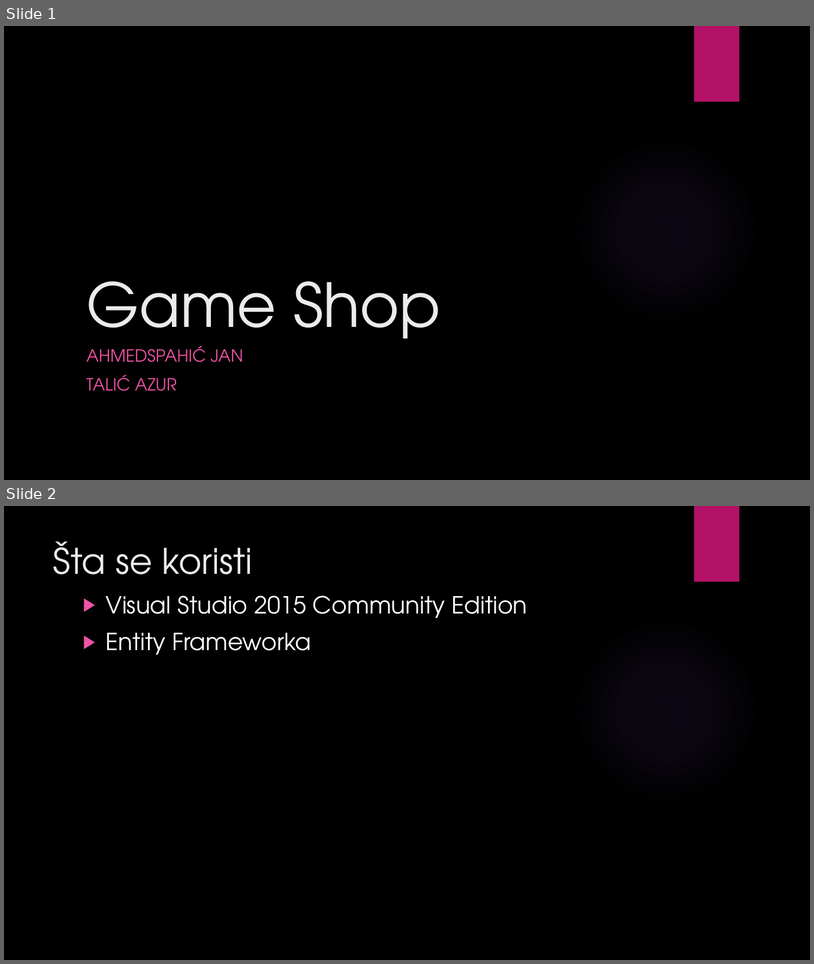
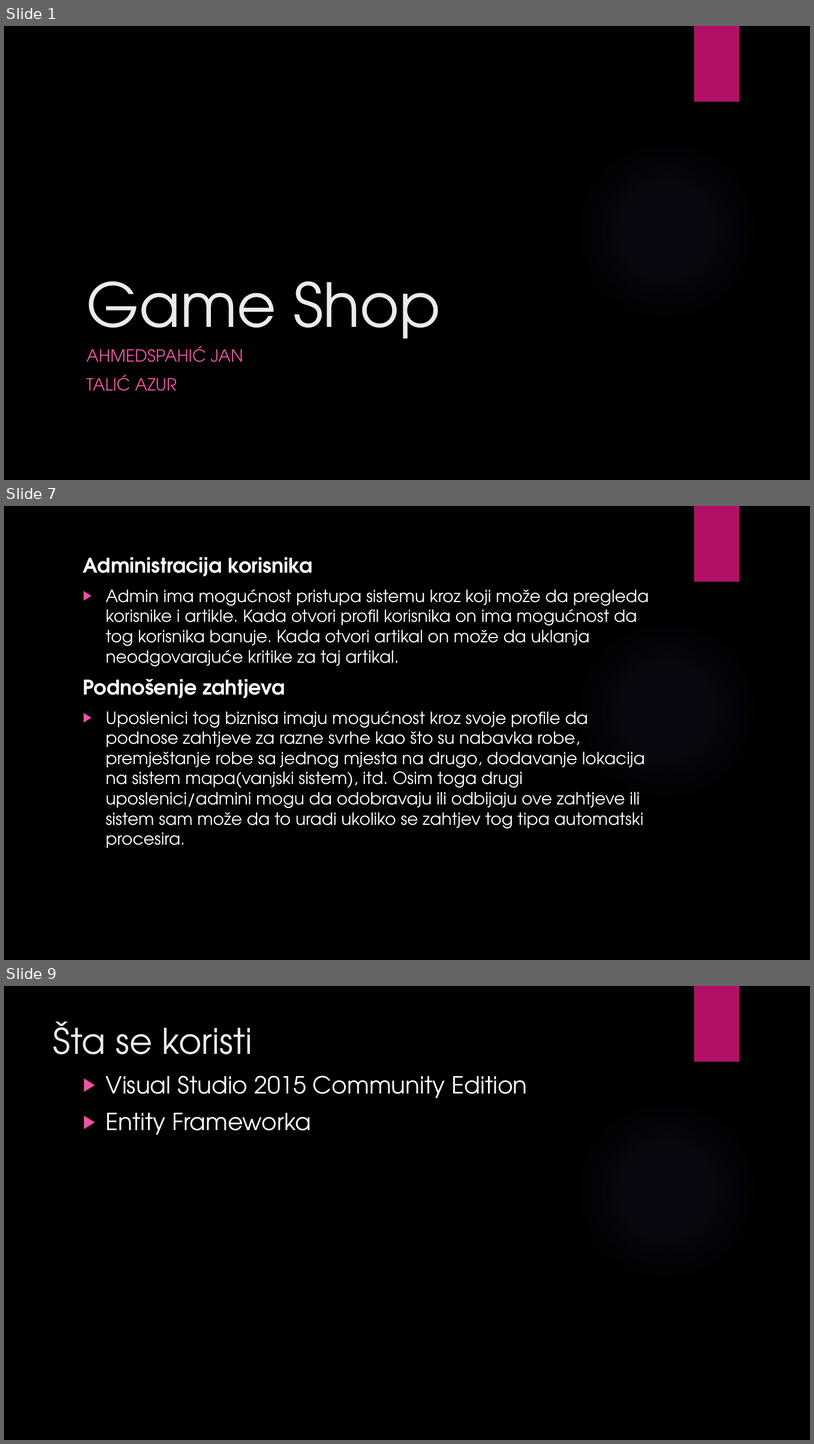
Before and after one commit to ooad-2016-2017/Tim19-PraiseTheSun, a slide deck: Game_Shop.pptx. Shown one above the other, each under a label of ours: slides 1 and 2 before the commit, slides 1, 7 and 9 after it; the slides between them are not shown. The pictures are 814x964 and 814x1444 pixels, drawn with LibreOffice and Linux fonts; fonts in the diff are those of the drawing; background and template pictures are left out. Boxes give left, top, right and bottom in pixels: in the first picture for what was removed or moved away, otherwise in the second. Text is boxed around its words. In the diff, an @@ line names an element or a change of style, - is before the commit and + after.

```diff
--- a/Game_Shop.pptx
+++ b/Game_Shop.pptx
@@ slide 7 added at [4, 506, 810, 960], background picture (left out); not listed: 2 template elements that a slide beside it also shows @@
@@ text added at [83, 557, 649, 848], 20 pt, text #FFFFFF @@
+Administracija korisnika
+▶ Admin ima mogućnost pristupa sistemu kroz koji može da pregleda korisnike i artikle. Kada otvori profil korisnika on ima mogućnost da tog korisnika banuje. Kada otvori artikal on može da uklanja neodgovarajuće kritike za taj artikal.
+Podnošenje zahtjeva
+▶ Uposlenici tog biznisa imaju mogućnost kroz svoje profile da podnose zahtjeve za razne svrhe kao što su nabavka robe, premještanje robe sa jednog mjesta na drugo, dodavanje lokacija na sistem mapa(vanjski sistem), itd. Osim toga drugi uposlenici/admini mogu da odobravaju ili odbijaju ove zahtjeve ili sistem sam može da to uradi ukoliko se zahtjev tog tipa automatski procesira.
@@ what was slide 2 is now slide 9 @@
```
Also in this commit, not shown: 6 other slides added, 1 slide removed.
